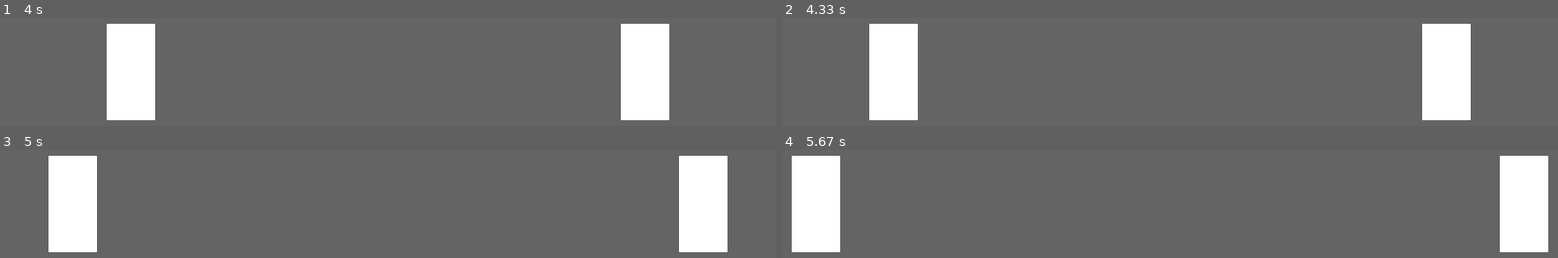
Above: before the commit, frames 1-4 (two rows, left to right).
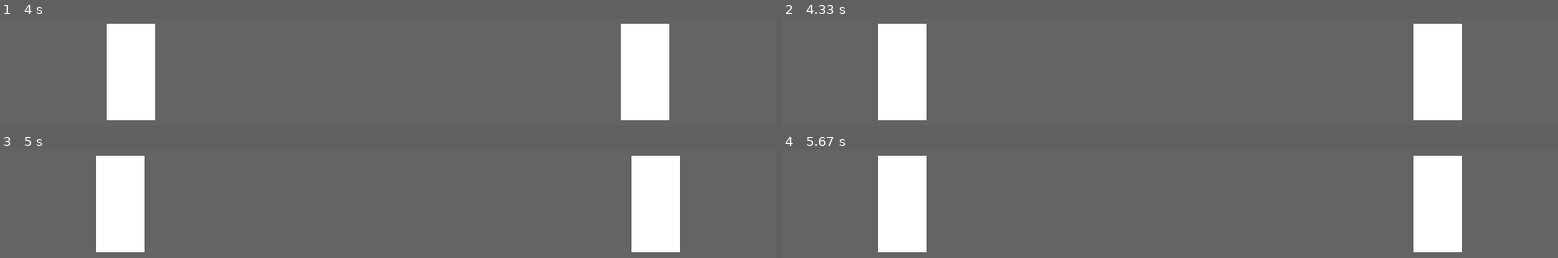
Above: after the commit, the same moments.

Repository: lukacb/Pygame---Duelo-no-Velho-Oeste
Game: pygame game, started from duelo.py
Same seed, same stepped clock (60 frames per second), same inputs: the game is played once before the commit and once after it.
Inputs:
- Up to frame 1 (4 s): no input
- Up to frame 2 (4.33 s): no input
- Up to frame 3 (5 s): no input
- Up to frame 4 (5.67 s): no input

Frame 1 is identical in both runs. In frame 2, 4.0% of the frame differs, in the area x 11-89%, y 5-95%; in frame 3, 22%; in frame 4, 22%, in the area x 1-99%, y 5-95%.

Commit message:
Parando os jogadores

Diff:
--- a/duelo.py
+++ b/duelo.py
@@ -16,6 +16,7 @@
 jogador1_rect = pygame.Rect(350, 250, 50, 100)
 jogador2_rect = pygame.Rect(400, 250, 50, 100)
 velocidade = 1
+estado_jogo = "ANDANDO"
 
 clock = pygame.time.Clock() #Devo controlar a velocidade dos frames
 
@@ -26,8 +27,12 @@
         if event.type == pygame.QUIT:
             rodando = False
 
-    jogador1_rect.x = jogador1_rect.x - velocidade
-    jogador2_rect.x = jogador2_rect.x + velocidade
+    if estado_jogo == "ANDANDO":
+        jogador1_rect.x = jogador1_rect.x - velocidade
+        jogador2_rect.x = jogador2_rect.x + velocidade
+        if jogador1_rect.left < 100 or jogador2_rect.right > 700:
+            print("Parados! Esperando o sinal...")
+            estado_jogo = "ESPERANDO"
     tela.fill(CINZA_FUNDO)
     pygame.draw.rect(tela, BRANCO, jogador1_rect)
     pygame.draw.rect(tela, BRANCO, jogador2_rect)
